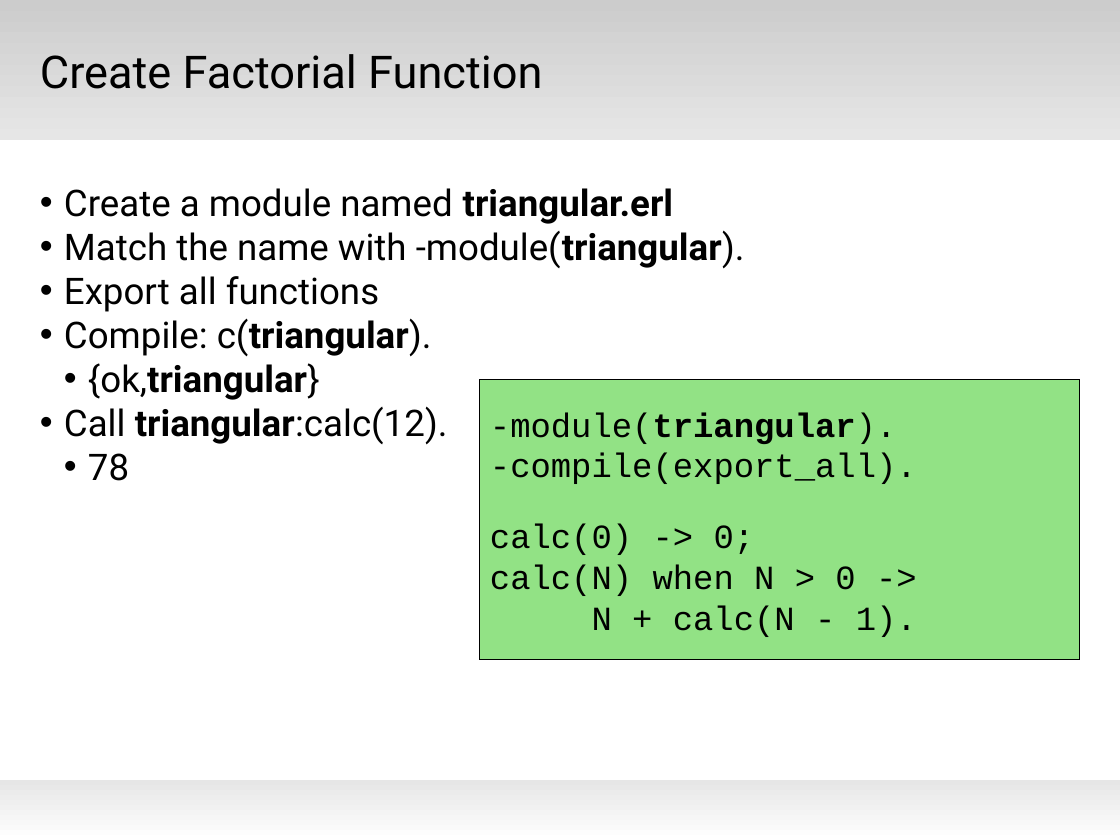
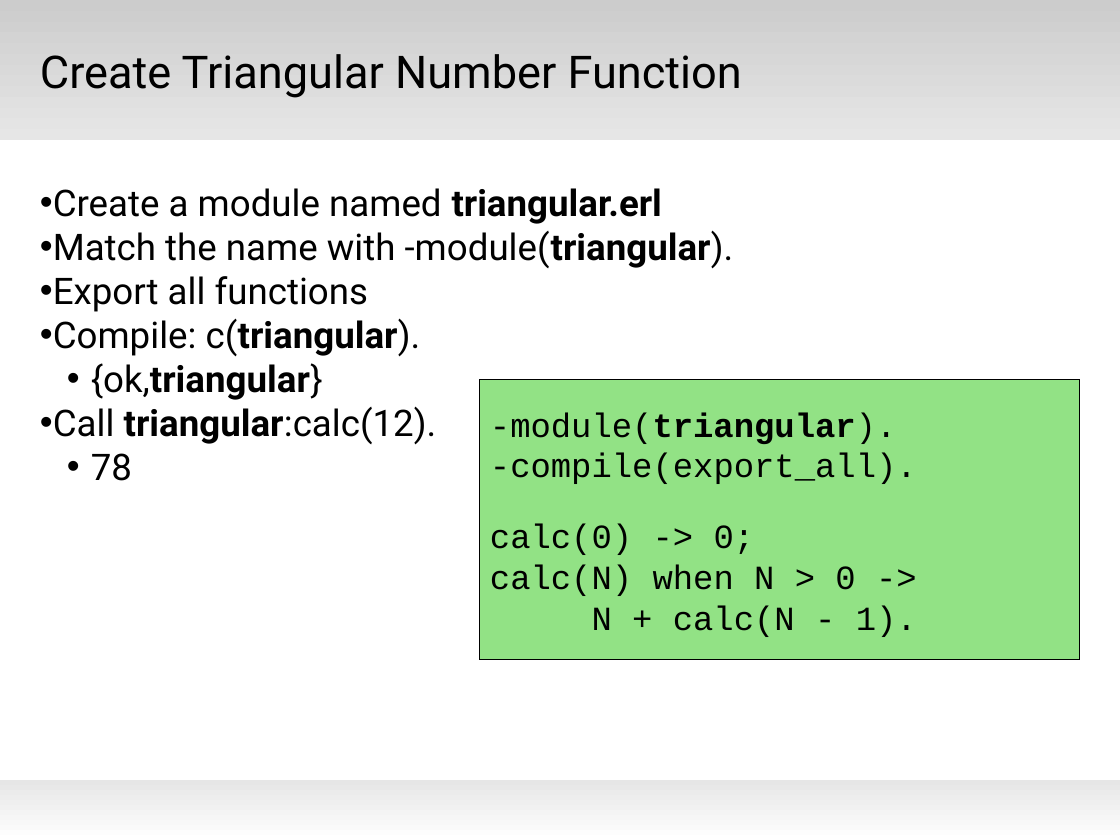
Before and after one commit to AustinElixir/Presentations, a slide deck: slide 13 of Distributed Erlang/Distributed Erlang.pptx (slide 14 before the commit). Drawn at 1120x840 pixels with LibreOffice and Linux fonts; fonts in the diff are those of the drawing; background and template pictures are left out. Boxes give left, top, right and bottom in pixels: in the first picture for what was removed or moved away, otherwise in the second. Text is boxed around its words. In the diff, an @@ line names an element or a change of style, - is before the commit and + after.

Commit message:
Corrected all the function names

```diff
--- a/Distributed Erlang/Distributed Erlang.pptx
+++ b/Distributed Erlang/Distributed Erlang.pptx
@@ text at box(40, 54, 742, 98): text changed @@
-Create Factorial Function
+Create Triangular Number Function
@@ text at box(91, 363, 323, 481): indent changed @@
```
Also in this commit, not shown: 15 other slides changed, 1 slide removed.
